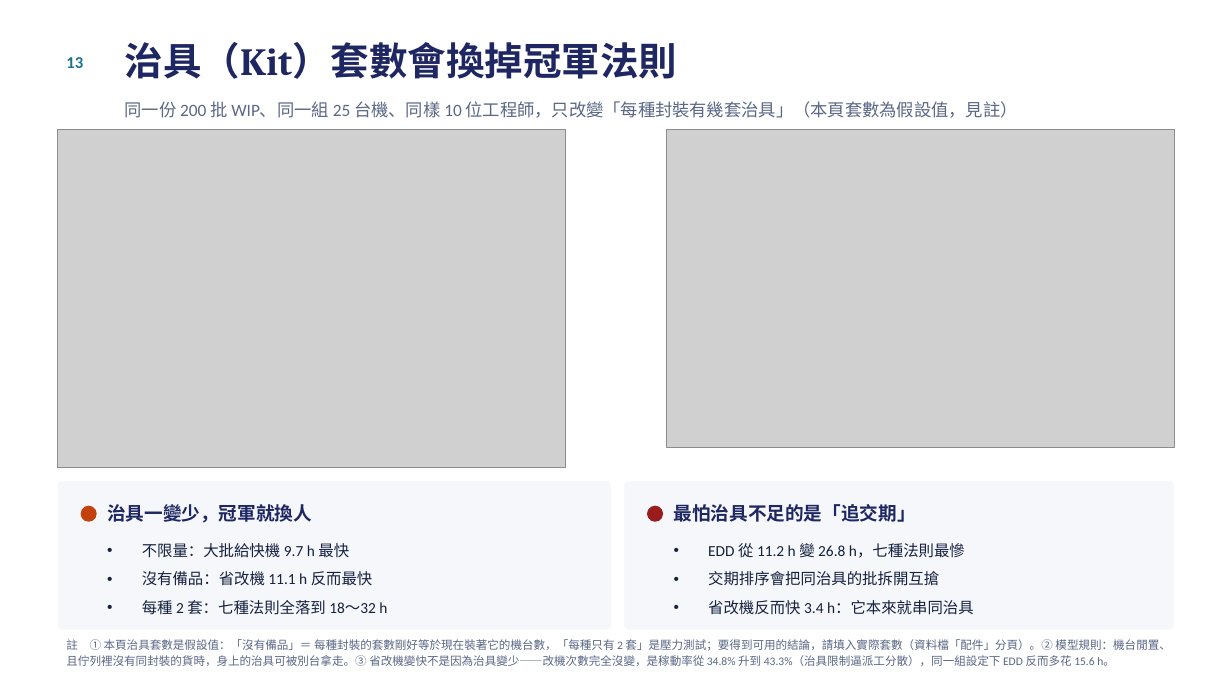
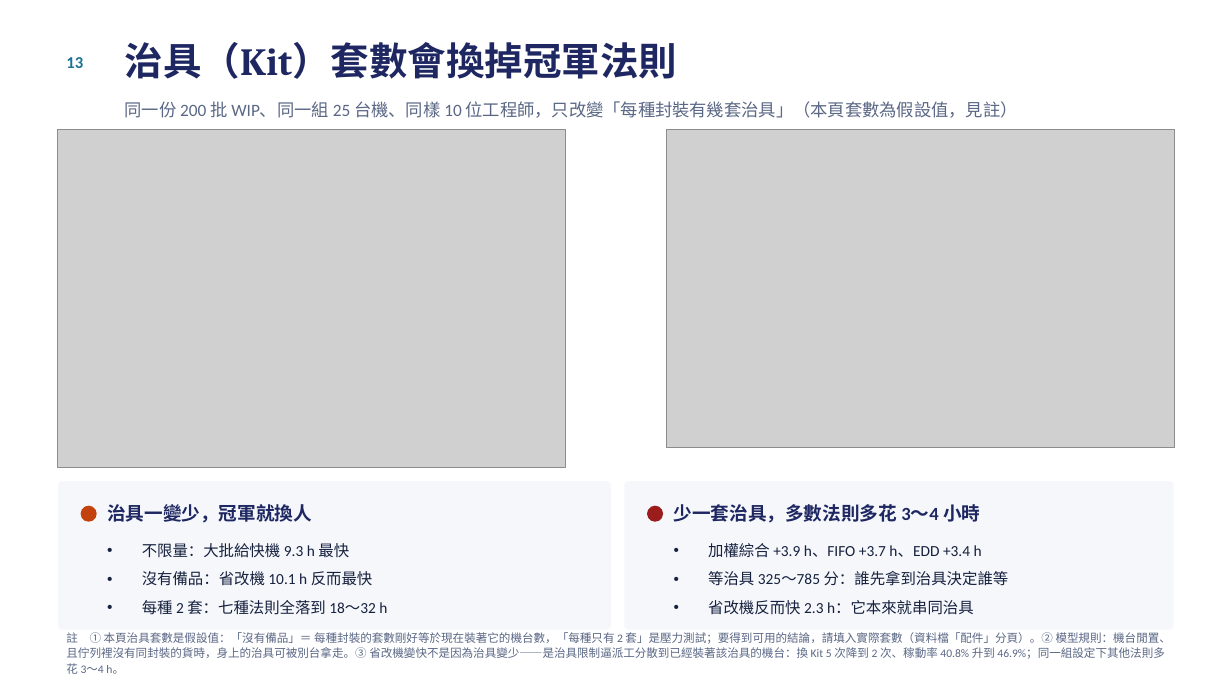
Before and after one commit to cnshow2025/my-factory, a slide deck: slide 14 of docs/測試排程分析報告.pptx. Drawn at 1232x693 pixels with LibreOffice and Linux fonts; fonts in the diff are those of the drawing; grey boxes stand for pictures. Boxes give left, top, right and bottom in pixels: in the first picture for what was removed or moved away, otherwise in the second. Text is boxed around its words. In the diff, an @@ line names an element or a change of style, - is before the commit and + after.

```diff
--- a/docs/測試排程分析報告.pptx
+++ b/docs/測試排程分析報告.pptx
@@ text at (674,504,980,523): text changed @@
-最怕治具不足的是「追交期」
+少一套治具，多數法則多花 3～4 小時
@@ text at (142,543,373,586): text changed @@
-• 不限量：大批給快機 9.7 h 最快
-• 沒有備品：省改機 11.1 h 反而最快
+• 不限量：大批給快機 9.3 h 最快
+• 沒有備品：省改機 10.1 h 反而最快
@@ text at (708,543,1009,615): text changed @@
-• EDD 從 11.2 h 變 26.8 h，七種法則最慘
-• 交期排序會把同治具的批拆開互搶
-• 省改機反而快 3.4 h：它本來就串同治具
+• 加權綜合 +3.9 h、FIFO +3.7 h、EDD +3.4 h
+• 等治具 325～785 分：誰先拿到治具決定誰等
+• 省改機反而快 2.3 h：它本來就串同治具
@@ text at (66,632,1171,674): text changed @@
-註 ① 本頁治具套數是假設值：「沒有備品」＝ 每種封裝的套數剛好等於現在裝著它的機台數，「每種只有 2 套」是壓力測試；要得到可用的結論，請填入實際套數（資料檔「配件」分頁）。② 模型規則：機台閒置、且佇列裡沒有同封裝的貨時，身上的治具可被別台拿走。③ 省改機變快不是因為治具變少——改機次數完全沒變，是稼動率從 34.8% 升到 43.3%（治具限制逼派工分散），同一組設定下 EDD 反而多花 15.6 h。
+註 ① 本頁治具套數是假設值：「沒有備品」＝ 每種封裝的套數剛好等於現在裝著它的機台數，「每種只有 2 套」是壓力測試；要得到可用的結論，請填入實際套數（資料檔「配件」分頁）。② 模型規則：機台閒置、且佇列裡沒有同封裝的貨時，身上的治具可被別台拿走。③ 省改機變快不是因為治具變少——是治具限制逼派工分散到已經裝著該治具的機台：換 Kit 5 次降到 2 次、稼動率 40.8% 升到 46.9%；同一組設定下其他法則多花 3～4 h。
```
Also in this commit, not shown: 5 other slides changed, 3 other files.
